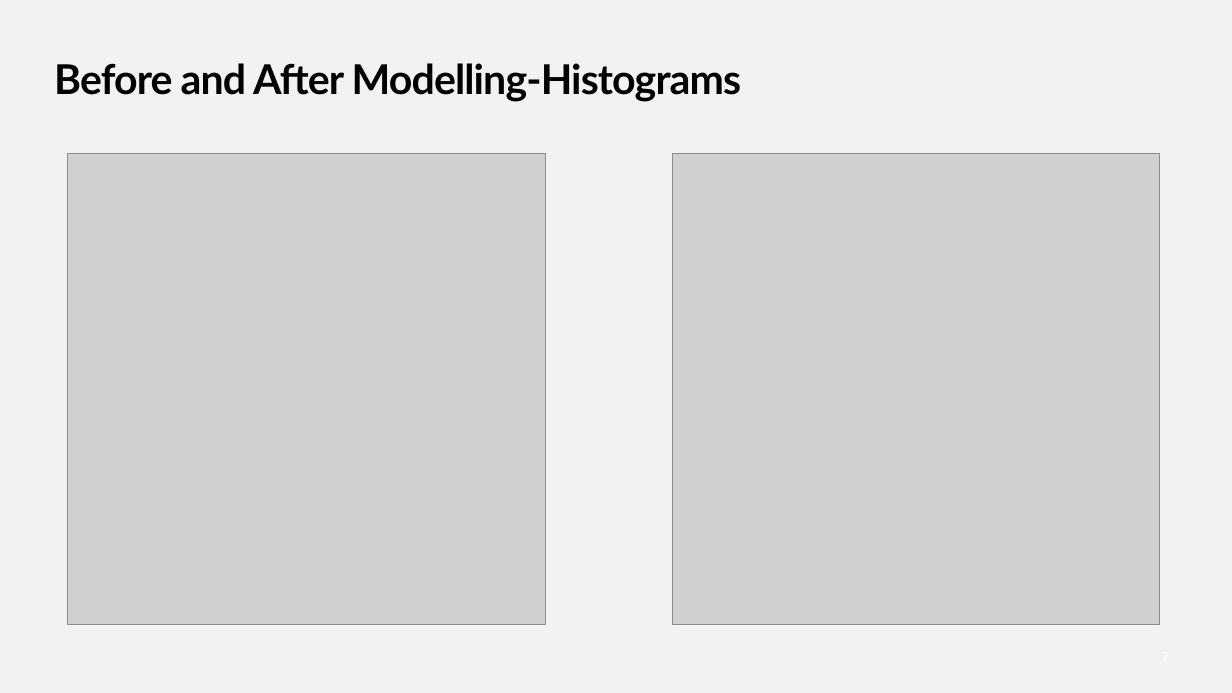
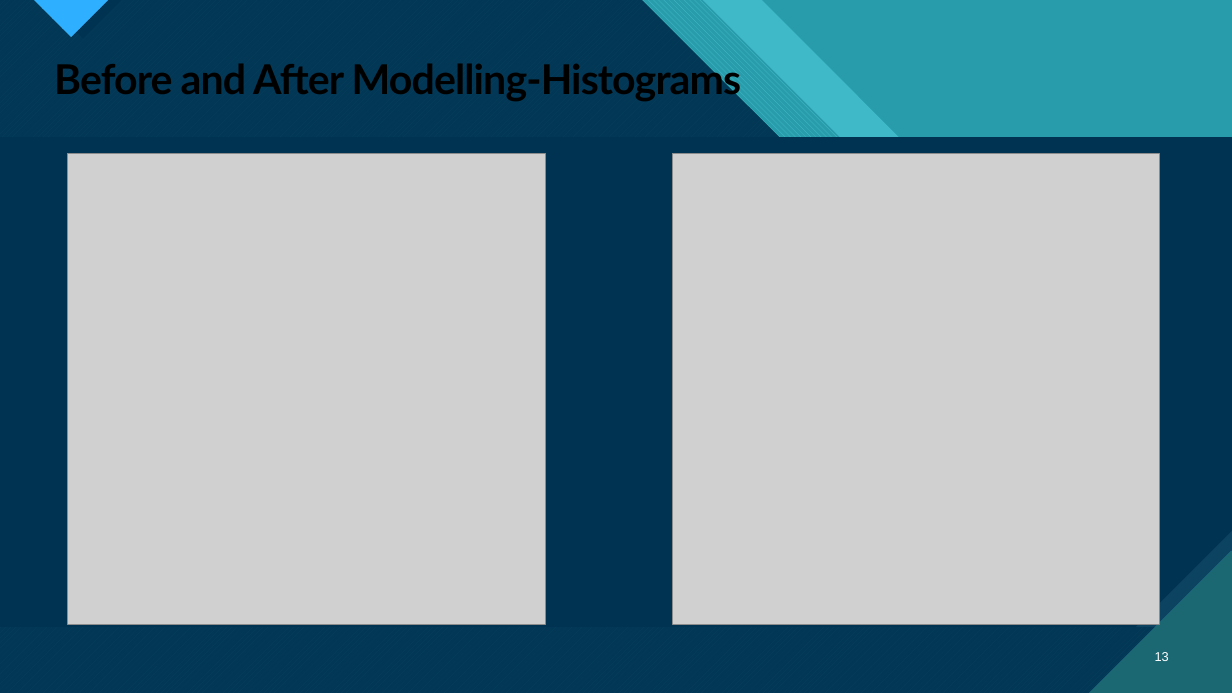
Before and after one commit to CrisQueCris/Houseprices, a slide deck: slide 13 of Final PresentationKC.pptx (slide 7 before the commit). Drawn at 1232x693 pixels with LibreOffice and Linux fonts; fonts in the diff are those of the drawing; grey boxes stand for pictures. Boxes give left, top, right and bottom in pixels: in the first picture for what was removed or moved away, otherwise in the second. Text is boxed around its words. In the diff, an @@ line names an element or a change of style, - is before the commit and + after.

```diff
--- a/Final PresentationKC.pptx
+++ b/Final PresentationKC.pptx
@@ background #F2F2F2 to #47C3D3 @@
@@ rectangle added at <box>0,0,1232,693</box>, fill #299CAB @@
@@ freeform shape added at <box>0,0,1232,693</box>, fill #47C3D3 at 74% opacity @@
@@ freeform shape added at <box>0,0,1232,693</box>, fill pattern #47C3D3 on #1B6872 @@
@@ freeform shape added at <box>0,0,1232,693</box>, fill #003352 at 90% opacity @@
@@ rectangle added at <box>0,0,1232,693</box>, fill #299CAB @@
@@ freeform shape added at <box>0,0,1232,693</box>, fill #47C3D3 at 74% opacity @@
@@ freeform shape added at <box>0,0,1232,693</box>, fill pattern #47C3D3 on #1B6872 @@
@@ freeform shape added at <box>0,0,1232,693</box>, fill #003352 at 90% opacity @@
@@ freeform shape added at <box>34,0,109,38</box>, fill pattern #2FAFFF on #1B6872 @@
@@ freeform shape added at <box>34,0,109,38</box>, fill pattern #2FAFFF on #1B6872 @@
@@ freeform shape added at <box>45,0,122,39</box>, fill #003352 @@
@@ freeform shape added at <box>61,0,1232,693</box>, fill pattern #47C3D3 on #299CAB @@
@@ freeform shape added at <box>61,0,1232,693</box>, fill pattern #47C3D3 on #299CAB @@
@@ snip rect added at <box>0,137,1232,627</box>, fill pattern #0C4360 on #1B6872 @@
@@ snip rect added at <box>0,137,1232,627</box>, fill pattern #0C4360 on #1B6872 @@
@@ snip rect added at <box>0,137,1232,627</box>, fill #003352 @@
@@ freeform shape added at <box>1090,551,1232,693</box>, fill pattern #1B6872 on #47C3D3 @@
@@ freeform shape added at <box>1090,551,1232,693</box>, fill pattern #1B6872 on #47C3D3 @@
@@ page number added at <box>1155,652,1169,661</box>, 10 pt, text #FFFFFF @@
+13
```
Also in this commit, not shown: 1 other slide changed, 6 slides added, 7 slides removed, 1 other file.
